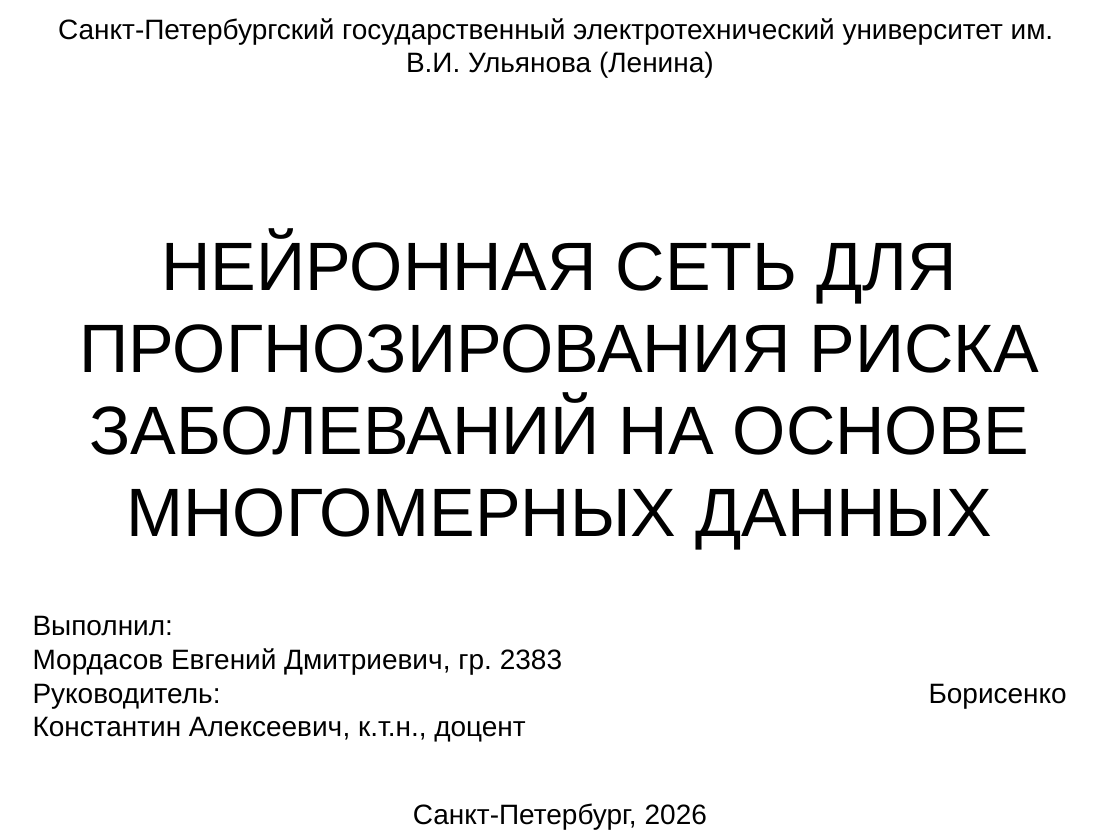
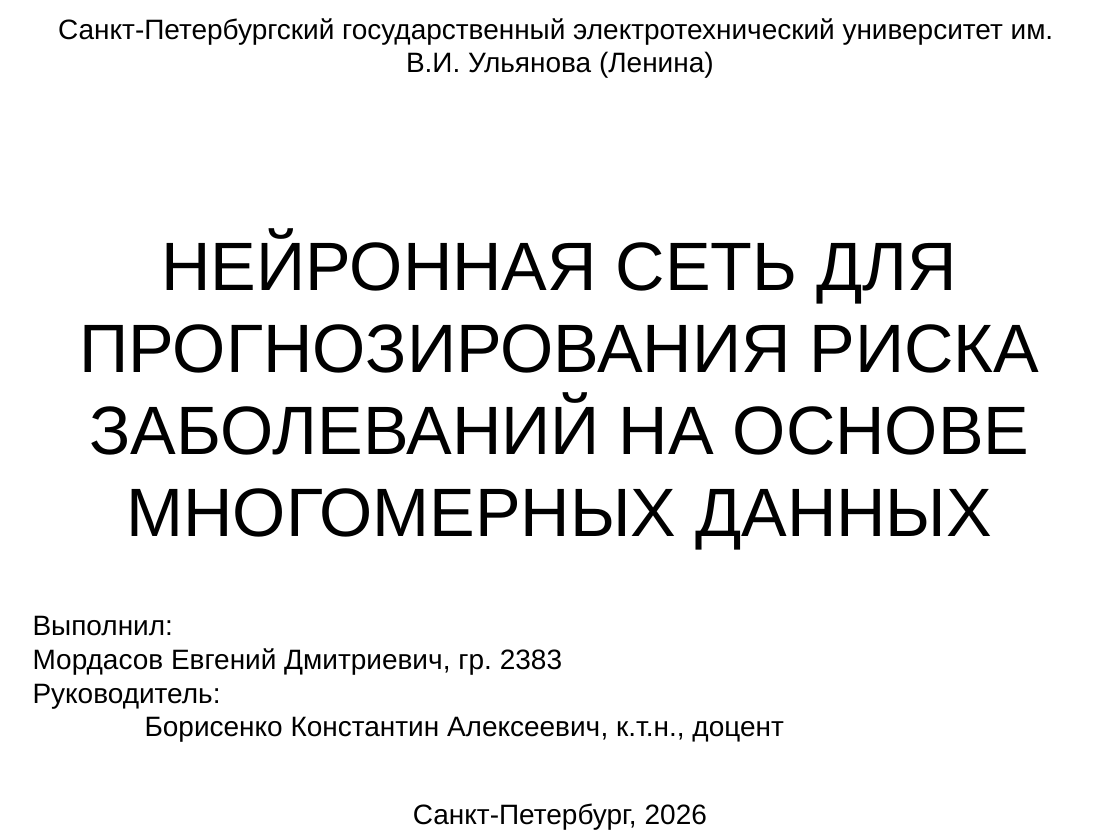
Before and after one commit to Pryflas/diplom, a slide deck: slide 1 of 2026ВКР238330МОРДАСОВ_презентация.pptx. Drawn at 1120x840 pixels with LibreOffice and Linux fonts; fonts in the diff are those of the drawing. Boxes give left, top, right and bottom in pixels: in the first picture for what was removed or moved away, otherwise in the second. Text is boxed around its words. In the diff, an @@ line names an element or a change of style, - is before the commit and + after.

```diff
--- a/2026ВКР238330МОРДАСОВ_презентация.pptx
+++ b/2026ВКР238330МОРДАСОВ_презентация.pptx
@@ subtitle at (33,683,783,741): text changed @@
-Руководитель: Борисенко Константин Алексеевич, к.т.н., доцент
+Руководитель:
+Борисенко Константин Алексеевич, к.т.н., доцент
```
Also in this commit, not shown: 6 other slides changed, 9 other files.
